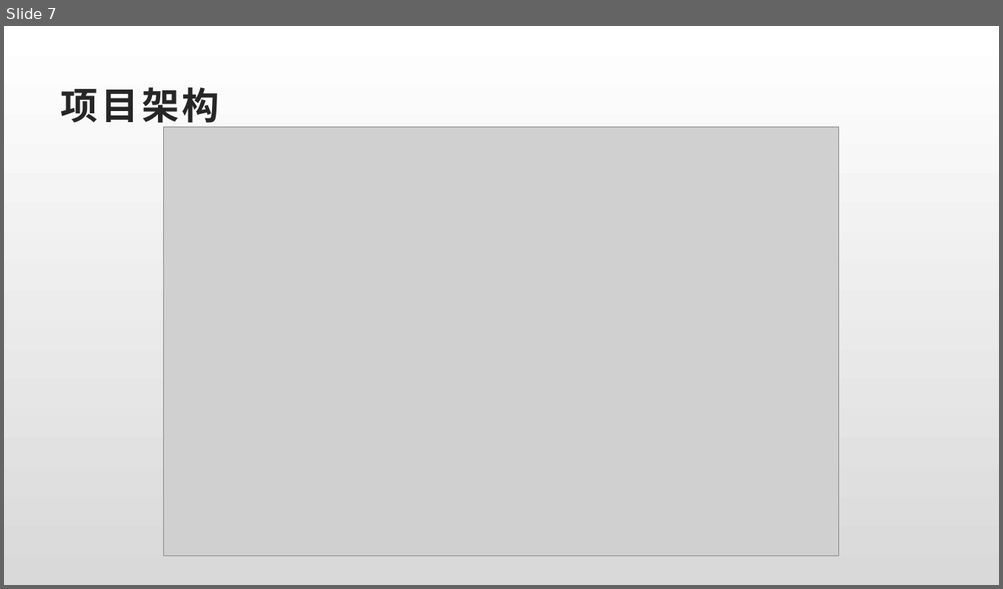
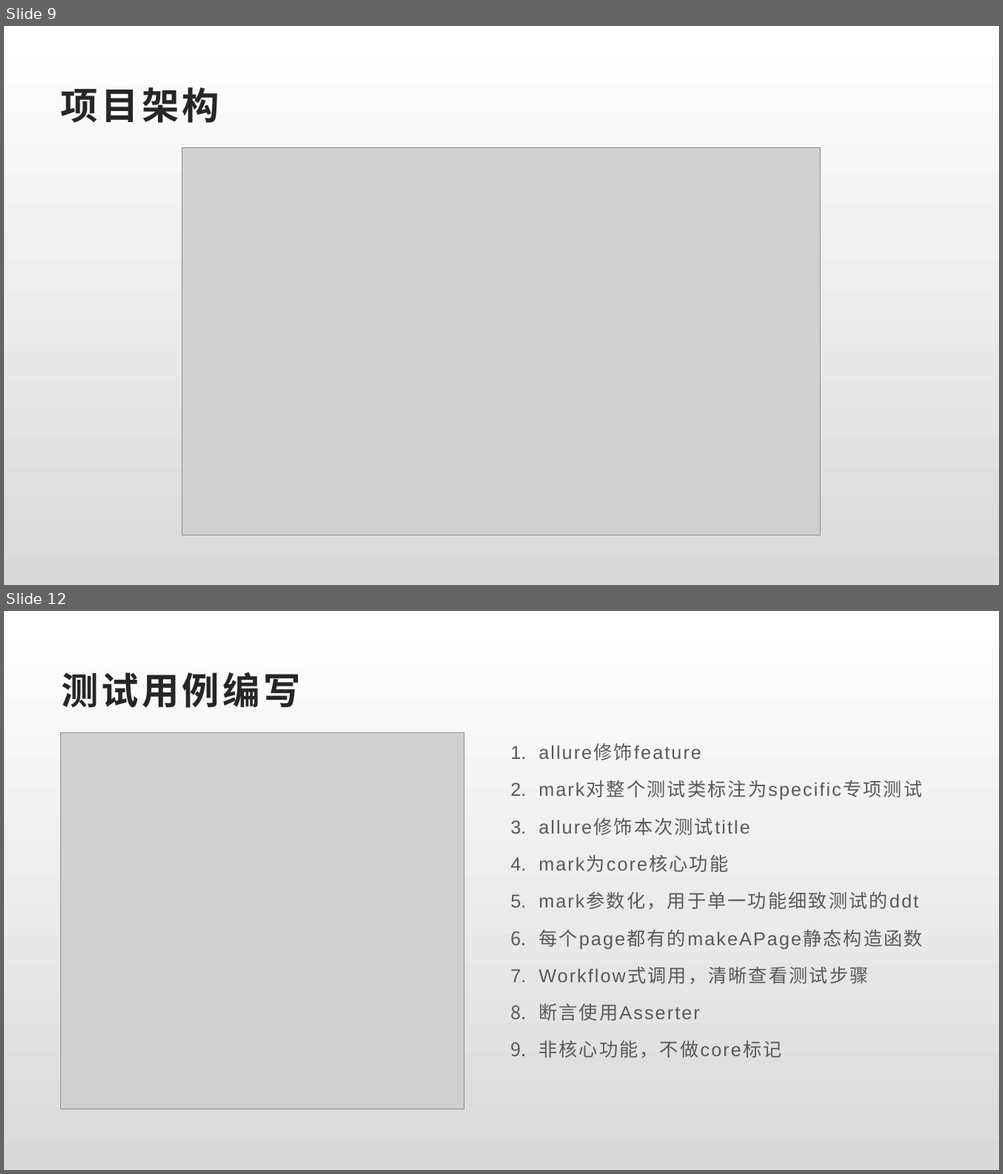
Before and after one commit to julystone/alistar_github_version, a slide deck: doc/基于Appium的 App UI自动化框架.pptx. Shown one above the other, each under a label of ours: slide 7 before the commit, slides 9 and 12 after it; the slides between them are not shown. The pictures are 1003x589 and 1003x1174 pixels, drawn with LibreOffice and Linux fonts; fonts in the diff are those of the drawing; grey boxes stand for pictures. Boxes give left, top, right and bottom in pixels: in the first picture for what was removed or moved away, otherwise in the second. Text is boxed around its words. In the diff, an @@ line names an element or a change of style, - is before the commit and + after.

```diff
--- a/doc/基于Appium的 App UI自动化框架.pptx
+++ b/doc/基于Appium的 App UI自动化框架.pptx
@@ slide 12 added at bbox=[4, 611, 999, 1170], background gradient #FFFFFF to #D9D9D9 @@
@@ title added at bbox=[61, 672, 300, 708], 36 pt, text #262626, bold @@
+测试用例编写
@@ picture added at bbox=[61, 732, 464, 1110] @@
@@ text added at bbox=[538, 744, 922, 1059], 18 pt, text #595959 @@
+1. allure修饰feature
+2. mark对整个测试类标注为specific专项测试
+3. allure修饰本次测试title
+4. mark为core核心功能
+5. mark参数化，用于单一功能细致测试的ddt
+6. 每个page都有的makeAPage静态构造函数
+7. Workflow式调用，清晰查看测试步骤
+8. 断言使用Asserter
+9. 非核心功能，不做core标记
@@ what was slide 7 is now slide 9 @@
@@ slide 9 changed as well @@
@@ picture: place and size @@
-picture at bbox=[164, 127, 839, 557]
+picture at bbox=[182, 147, 820, 536]
```
Also in this commit, not shown: 5 other slides changed, 8 other slides added, 3 slides removed, 12 other files.
